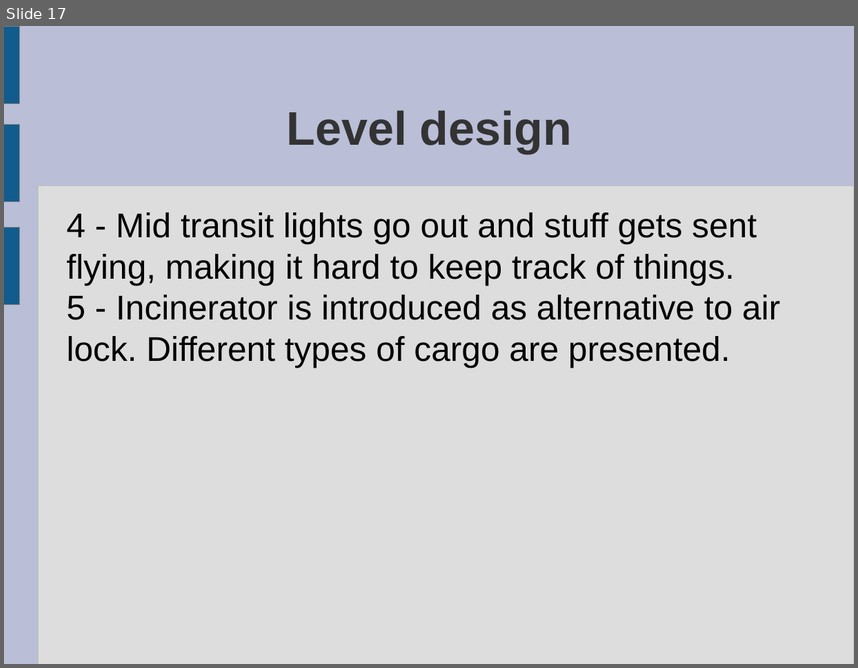
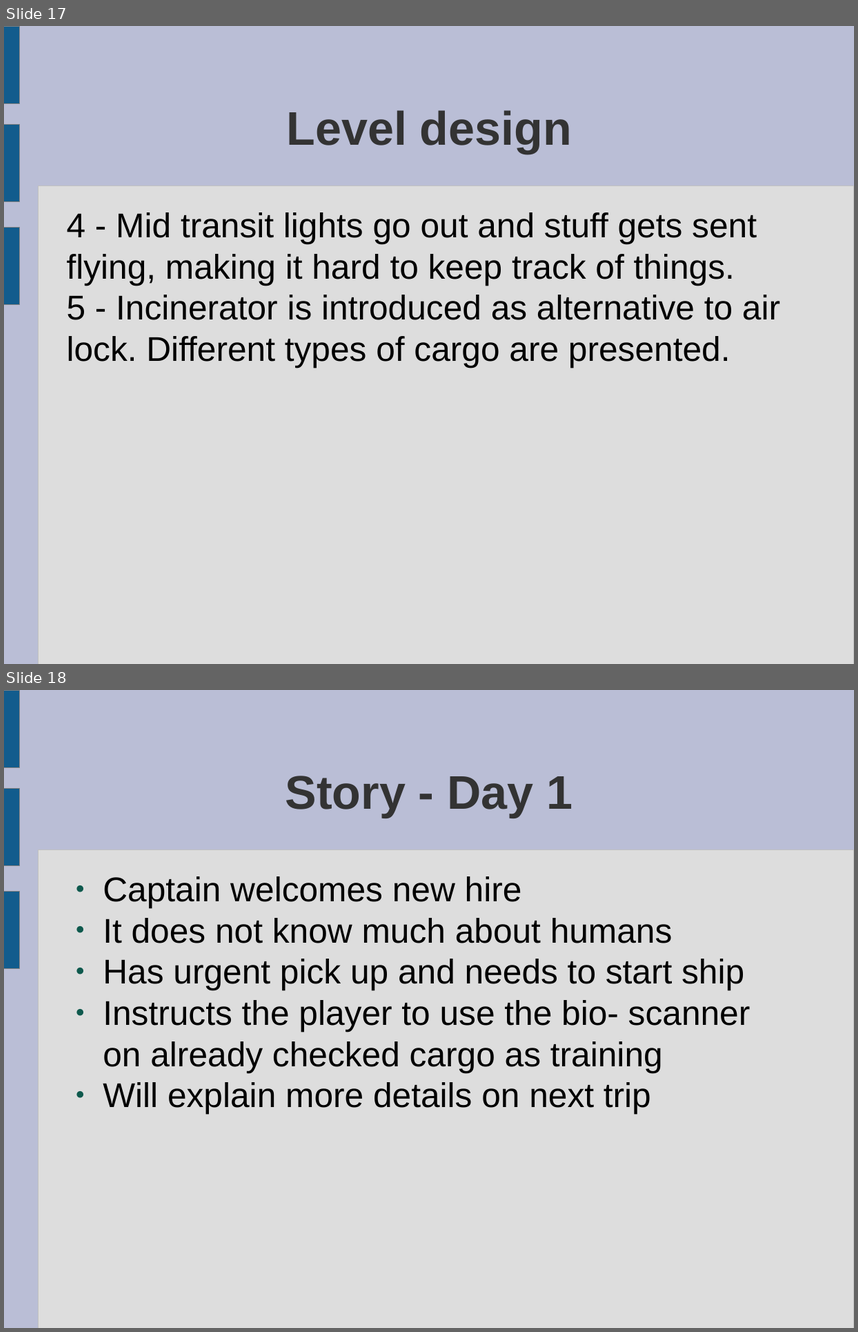
Before and after one commit to ktosox/GWJ67, a slide deck: da_plan.odp. Shown one above the other, each under a label of ours: slide 17 before the commit, slides 17 and 18 after it. The pictures are 858x668 and 858x1332 pixels, drawn with LibreOffice and Linux fonts; fonts in the diff are those of the drawing. Boxes give left, top, right and bottom in pixels: in the first picture for what was removed or moved away, otherwise in the second. Text is boxed around its words. In the diff, an @@ line names an element or a change of style, - is before the commit and + after.

Commit message:
so much done, but so much more to do

```diff
--- a/da_plan.odp
+++ b/da_plan.odp
@@ slide 18 added at (4, 690, 854, 1328), background #BABED6; not listed: 4 template elements that a slide beside it also shows @@
@@ title added at (286, 776, 573, 818), 44 pt, text #333333, bold @@
+Story - Day 1
@@ text added at (103, 876, 751, 1114), 32 pt, text #000000 @@
+● Captain welcomes new hire
+● It does not know much about humans
+● Has urgent pick up and needs to start ship
+● Instructs the player to use the bio- scanner on already checked cargo as training
+● Will explain more details on next trip
```
Also in this commit, not shown: 1 slide changed, 1 other slide added, 26 other files.
